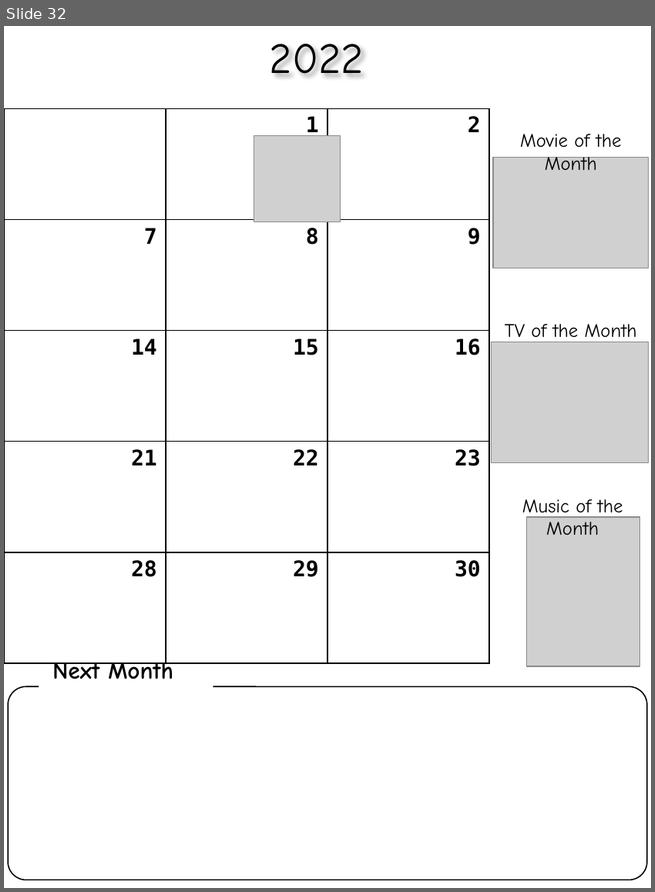
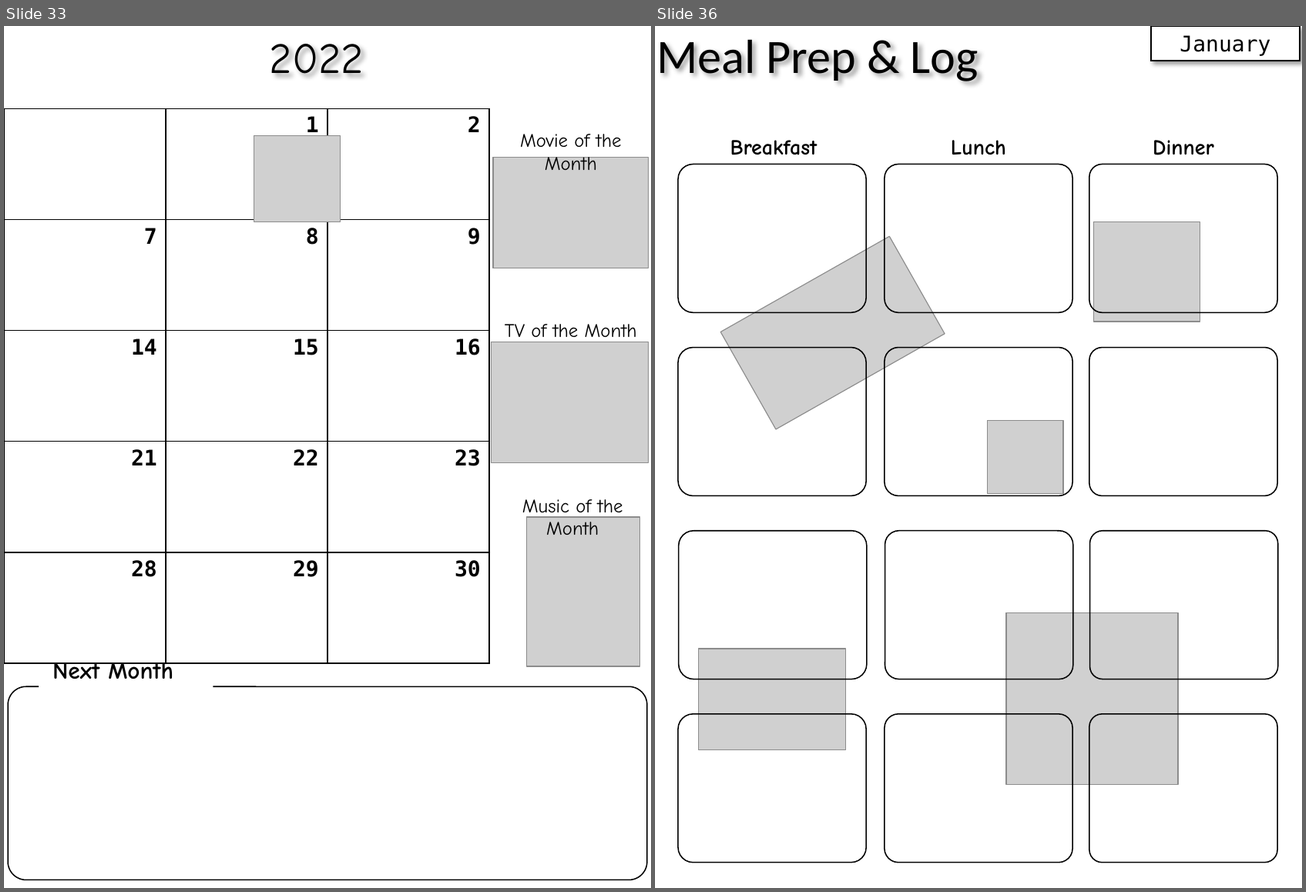
Before and after one commit to cds70409/cds70409.github.io, a slide deck: bujo_printouts.pptx. Shown side by side, each under a label of ours: slide 32 before the commit, slides 33 and 36 after it; the slides between them are not shown. The pictures are 655x892 and 1306x892 pixels, drawn with LibreOffice and Linux fonts; fonts in the diff are those of the drawing; grey boxes stand for pictures. Boxes give left, top, right and bottom in pixels: in the first picture for what was removed or moved away, otherwise in the second. Text is boxed around its words. In the diff, an @@ line names an element or a change of style, - is before the commit and + after.

```diff
--- a/bujo_printouts.pptx
+++ b/bujo_printouts.pptx
@@ slide 36 added at bbox=[655, 26, 1302, 888], background #FFFFFF @@
@@ text added at bbox=[657, 39, 978, 82], 40 pt, text #000000 @@
+Meal Prep & Log
@@ rectangle added at bbox=[1151, 26, 1299, 61], fill #FFFFFF, outline #000000 1 pt, 18 pt, text #000000 @@
+January
@@ text added at bbox=[730, 140, 817, 155], 18 pt, text #000000, bold @@
+Breakfast
@@ text added at bbox=[951, 140, 1006, 155], 18 pt, text #000000, bold @@
+Lunch
@@ text added at bbox=[1152, 140, 1214, 155], 18 pt, text #000000, bold @@
+Dinner
@@ rounded rectangle added at bbox=[678, 164, 866, 312], outline #000000 1 pt @@
@@ rounded rectangle added at bbox=[884, 164, 1072, 312], outline #000000 1 pt @@
@@ rounded rectangle added at bbox=[1089, 164, 1277, 312], outline #000000 1 pt @@
@@ picture added at bbox=[1094, 222, 1200, 322] @@
@@ picture added at bbox=[720, 236, 945, 429] @@
@@ rounded rectangle added at bbox=[678, 348, 866, 496], outline #000000 1 pt @@
@@ rounded rectangle added at bbox=[884, 348, 1072, 496], outline #000000 1 pt @@
@@ rounded rectangle added at bbox=[1089, 348, 1277, 496], outline #000000 1 pt @@
@@ picture added at bbox=[987, 421, 1063, 494] @@
@@ rounded rectangle added at bbox=[678, 531, 866, 680], outline #000000 1 pt @@
@@ rounded rectangle added at bbox=[885, 531, 1073, 680], outline #000000 1 pt @@
@@ rounded rectangle added at bbox=[1089, 531, 1278, 680], outline #000000 1 pt @@
@@ picture added at bbox=[1006, 614, 1178, 785] @@
@@ picture added at bbox=[698, 649, 846, 750] @@
@@ rounded rectangle added at bbox=[678, 714, 866, 862], outline #000000 1 pt @@
@@ rounded rectangle added at bbox=[884, 714, 1072, 862], outline #000000 1 pt @@
@@ rounded rectangle added at bbox=[1089, 714, 1277, 862], outline #000000 1 pt @@
@@ what was slide 32 is now slide 33 @@
```
Also in this commit, not shown: 3 slides changed, 4 other slides added.
